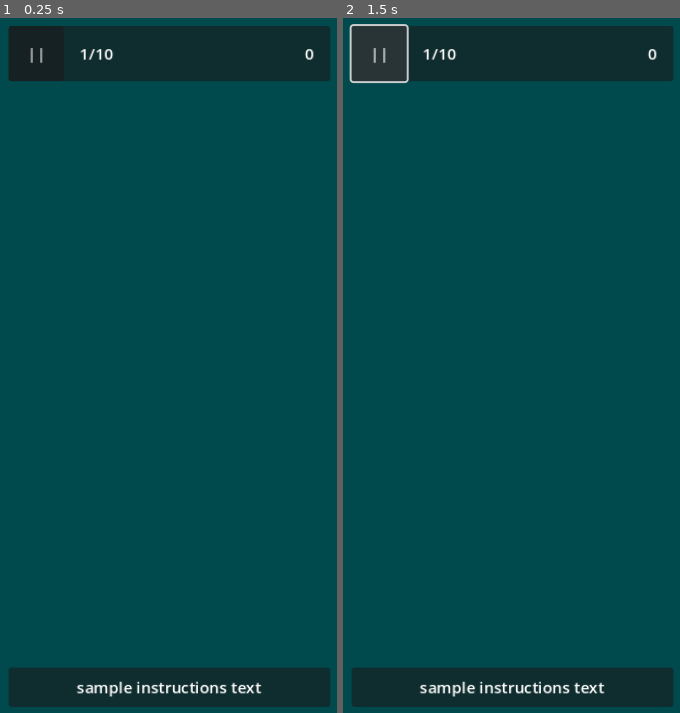
Above: before the commit, frames 1-2 (left to right).
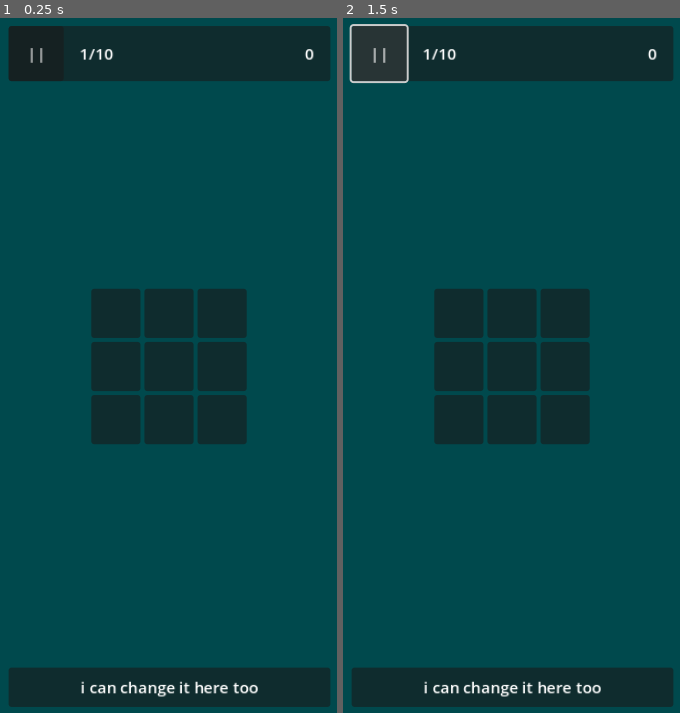
Above: after the commit, the same moments.

Repository: SugarF0x/hidden-gems-gd
Game: Godot game, scene res://hidden_gems_scene.tscn
The game is run twice, just before and just after one commit, with the same random seed, the same clock (stepped at 60 frames per second) and the same inputs.
Inputs:
- Up to frame 1 (0.25 s): no input
- Up to frame 2 (1.5 s): click "||" at 0.5 s; click "||" at 1.25 s

The runs differ from the first frame. In frame 1, 9.6% of the frame differs, in the area x 22-78%, y 38-98%; in frame 2, 9.6%.

Commit message:
apparently you dont need process but just run on ready :confused:

Diff:
--- a/grid.gd
+++ b/grid.gd
@@ -1,12 +1,12 @@
 @tool
 extends GridContainer
 
-@export var height: int = 2:
+@export var height: int = 5:
 	set(value):
 		height = value
 		redraw_grid()
 
-@export var width: int = 2:
+@export var width: int = 4:
 	set(value):
 		columns = value
 		width = value
--- a/grid.tscn
+++ b/grid.tscn
@@ -5,5 +5,6 @@
 [node name="Grid" type="GridContainer"]
 offset_right = 104.0
 offset_bottom = 104.0
-columns = 2
 script = ExtResource("1_g6546")
+height = 1
+width = 1
--- a/hidden_gems_scene.tscn
+++ b/hidden_gems_scene.tscn
@@ -41,14 +41,15 @@
 [node name="Hud" parent="UI/MarginContainer" instance=ExtResource("1_ji2v6")]
 layout_mode = 2
 size_flags_vertical = 0
-current_round = 1
-total_rounds = 10
 
 [node name="Instructions" parent="UI/MarginContainer" instance=ExtResource("2_faga1")]
 layout_mode = 2
-text = "this is some other text"
+text = "i can change it here too"
 
 [node name="Grid" parent="UI/MarginContainer" instance=ExtResource("3_jakn1")]
 layout_mode = 2
 size_flags_horizontal = 4
 size_flags_vertical = 4
+columns = 3
+height = 3
+width = 3
--- a/hud.gd
+++ b/hud.gd
@@ -20,8 +20,7 @@
 		score = value
 		update_score_label()
 
-func _process(delta):
-	if not Engine.is_editor_hint(): return
+func _ready():
 	update_round_label()
 	update_score_label()
 
--- a/instructions.gd
+++ b/instructions.gd
@@ -6,9 +6,11 @@
 @export var text: String = "sample instructions text":
 	set(value):
 		text = value
-		if label: label.text = value
+		update_label()
 
-func _process(delta):
-	if not Engine.is_editor_hint(): return
+func _ready():
+	update_label()
+
+func update_label():
 	if not label: return
 	if label.text != text: label.text = text
